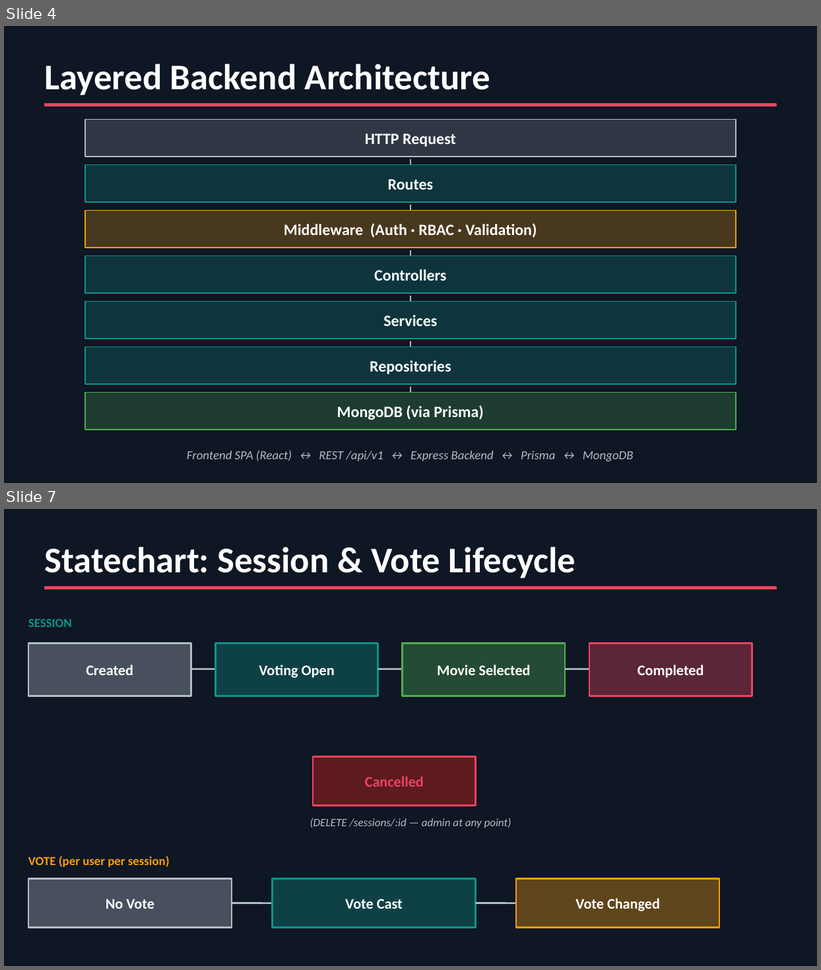
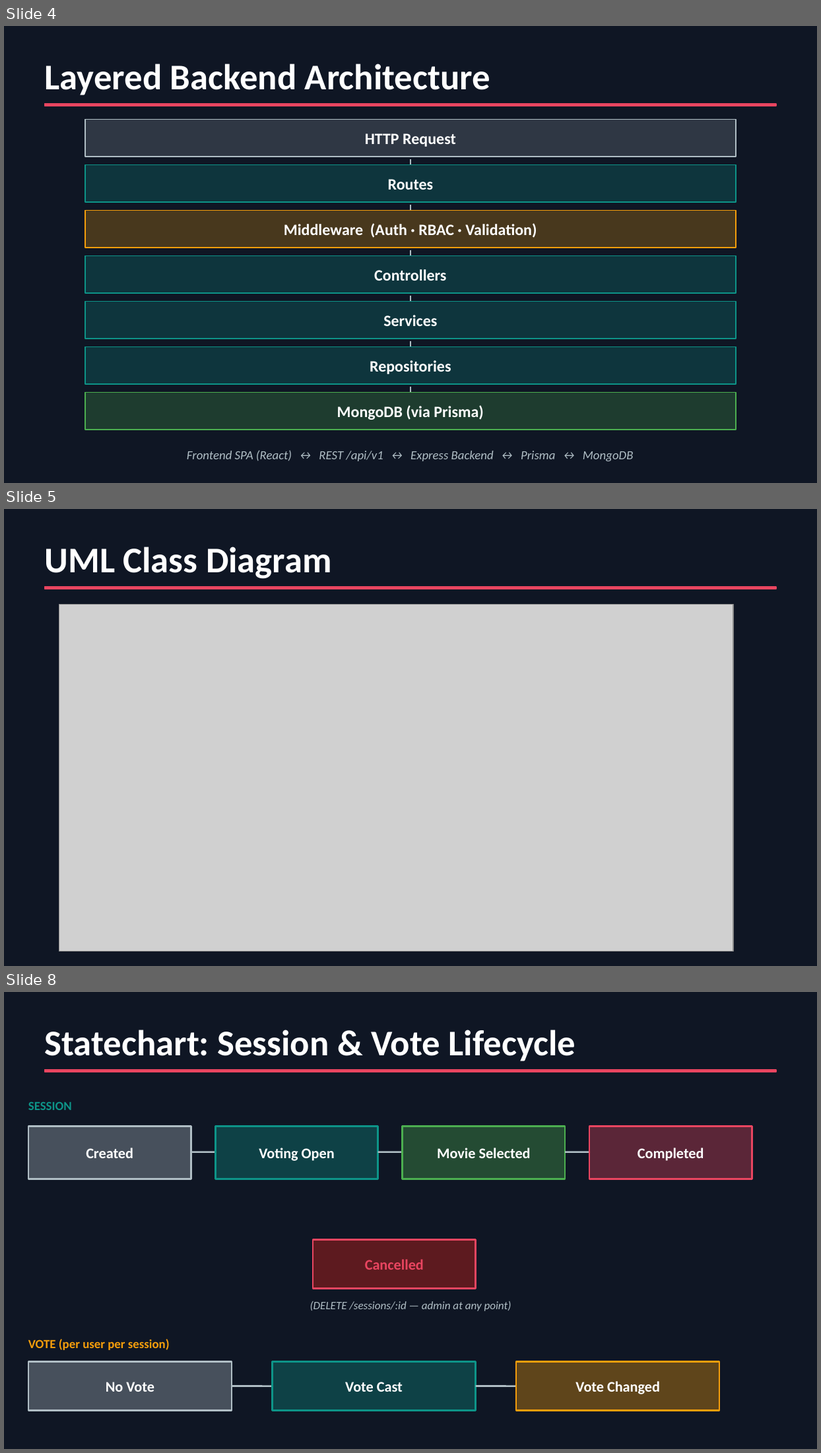
Before and after one commit to mingooyen/CS4398SoftwareEngineeringProject, a slide deck: submission/10_presentation.pptx. Shown one above the other, each under a label of ours: slides 4 and 7 before the commit, slides 4, 5 and 8 after it; the slides between them are not shown. The pictures are 821x970 and 821x1453 pixels, drawn with LibreOffice and Linux fonts; fonts in the diff are those of the drawing; grey boxes stand for pictures. Boxes give left, top, right and bottom in pixels: in the first picture for what was removed or moved away, otherwise in the second. Text is boxed around its words. In the diff, an @@ line names an element or a change of style, - is before the commit and + after.

```diff
--- a/submission/10_presentation.pptx
+++ b/submission/10_presentation.pptx
@@ slide 5 added at (4,509,817,966), background #0F1624 @@
@@ text added at (45,547,332,579), 32 pt, text #FFFFFF, bold @@
+UML Class Diagram
@@ rectangle added at (45,587,776,590), fill #E94560, outline #E94560 1 pt @@
@@ picture added at (59,604,733,951) @@
@@ what was slide 7 is now slide 8 @@
```
Also in this commit, not shown: 6 slides changed, 3 other slides added, 1 slide removed.
